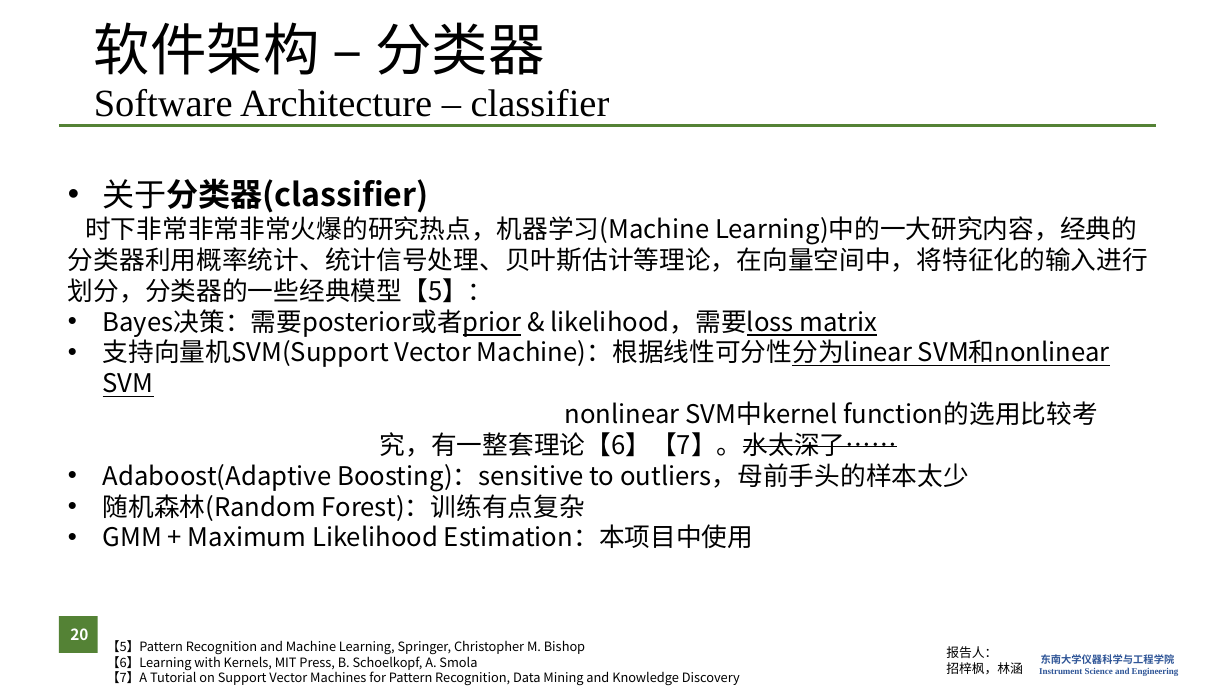
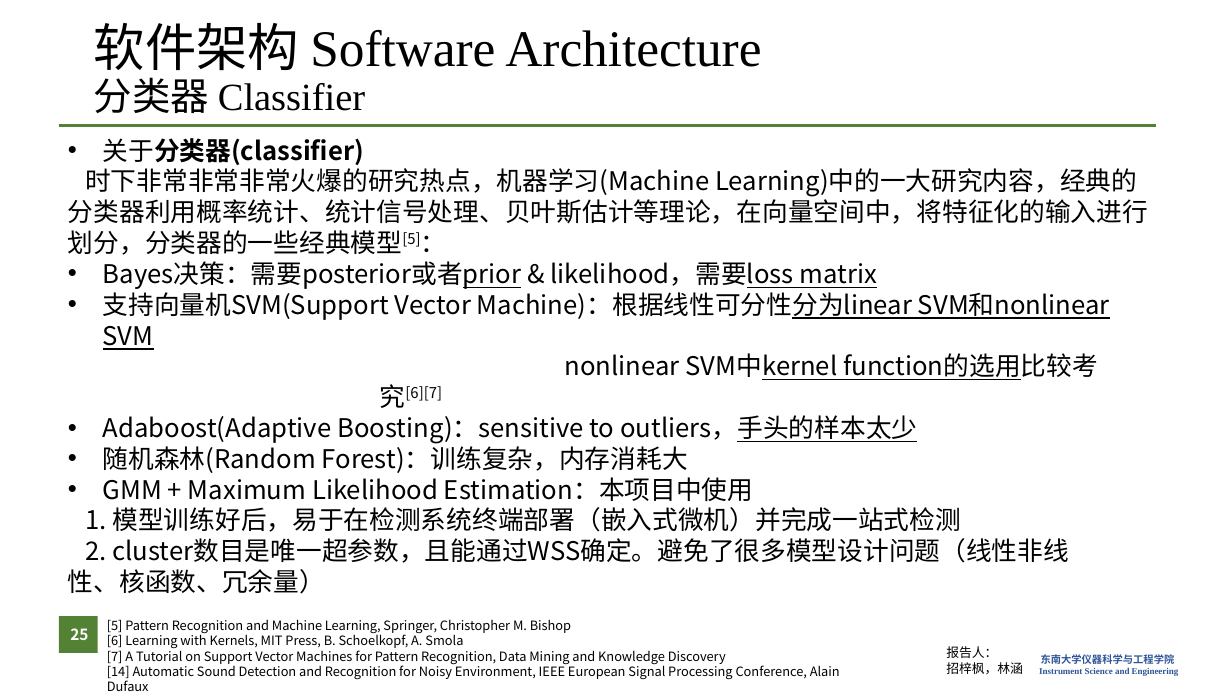
Before and after one commit to zzFon/Gun-Shot-Detection-and-Positioning_Matlab, a slide deck: slide 25 of Presentation.pptx (slide 20 before the commit). Drawn at 1232x693 pixels with LibreOffice and Linux fonts; fonts in the diff are those of the drawing; background and template pictures are left out. Boxes give left, top, right and bottom in pixels: in the first picture for what was removed or moved away, otherwise in the second. Text is boxed around its words. In the diff, an @@ line names an element or a change of style, - is before the commit and + after.

```diff
--- a/Presentation.pptx
+++ b/Presentation.pptx
@@ title at [94,23,761,113]: text changed; size 30 to 40 pt @@
-软件架构 – 分类器
-Software Architecture – classifier
+软件架构 Software Architecture
+分类器 Classifier
@@ text "关于分类器(classifier)": place and size @@
-text "关于分类器(classifier)" at [68,178,1148,548]
+text "关于分类器(classifier)" at [68,138,1148,594]
@@ text at [103,138,365,165]: size 25 to 20 pt in "关于分类器(classifier)" @@
@@ text at [68,164,1148,255]: text changed @@
-时下非常非常非常火爆的研究热点，机器学习(Machine Learning)中的一大研究内容，经典的分类器利用概率统计、统计信号处理、贝叶斯估计等理论，在向量空间中，将特征化的输入进行划分，分类器的一些经典模型【5】：
+时下非常非常非常火爆的研究热点，机器学习(Machine Learning)中的一大研究内容，经典的分类器利用概率统计、统计信号处理、贝叶斯估计等理论，在向量空间中，将特征化的输入进行划分，分类器的一些经典模型[5]：
@@ text at [103,353,1098,473]: text changed @@
-nonlinear SVM中kernel function的选用比较考 究，有一整套理论【6】【7】。水太深了……
-• Adaboost(Adaptive Boosting)：sensitive to outliers，母前手头的样本太少
-• 随机森林(Random Forest)：训练有点复杂
+nonlinear SVM中kernel function的选用比较考 究[6][7]
+• Adaboost(Adaptive Boosting)：sensitive to outliers，手头的样本太少
+• 随机森林(Random Forest)：训练复杂，内存消耗大
@@ text at [68,507,1069,594]: paragraphs added @@
+1. 模型训练好后，易于在检测系统终端部署（嵌入式微机）并完成一站式检测
+2. cluster数目是唯一超参数，且能通过WSS确定。避免了很多模型设计问题（线性非线 性、核函数、冗余量）
@@ page number at [70,628,88,640]: text changed @@
-20
+25
@@ text at [107,619,840,691]: text changed @@
-【5】Pattern Recognition and Machine Learning, Springer, Christopher M. Bishop
-【6】Learning with Kernels, MIT Press, B. Schoelkopf, A. Smola
-【7】A Tutorial on Support Vector Machines for Pattern Recognition, Data Mining and Knowledge Discovery
+[5] Pattern Recognition and Machine Learning, Springer, Christopher M. Bishop
+[6] Learning with Kernels, MIT Press, B. Schoelkopf, A. Smola
+[7] A Tutorial on Support Vector Machines for Pattern Recognition, Data Mining and Knowledge Discovery
+[14] Automatic Sound Detection and Recognition for Noisy Environment, IEEE European Signal Processing Conference, Alain Dufaux
```
Also in this commit, not shown: 23 other slides changed, 8 slides added, 54 other files.
